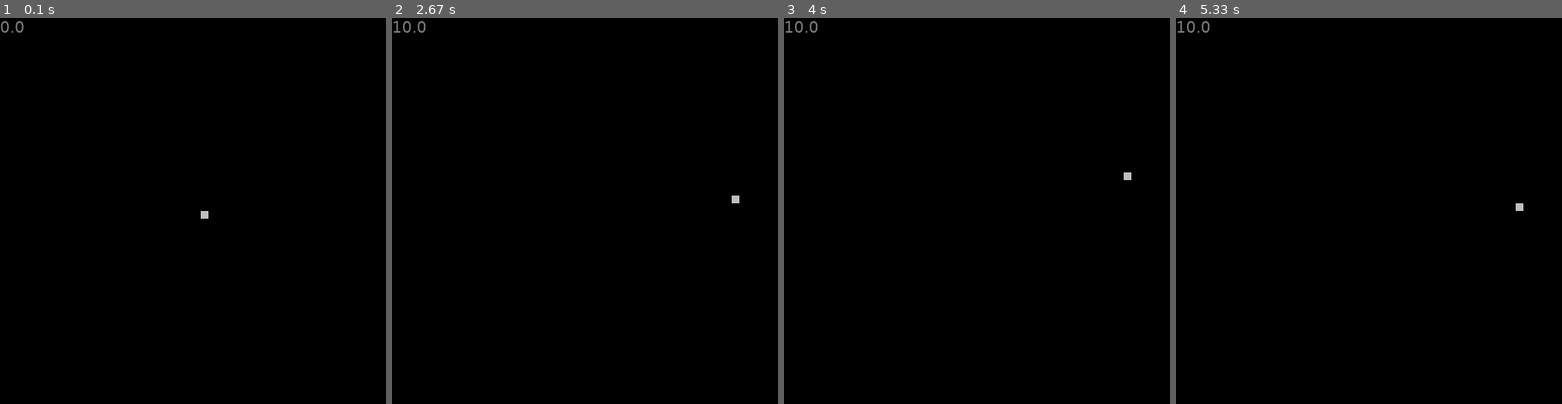
Above: before the commit, frames 1-4 (left to right).
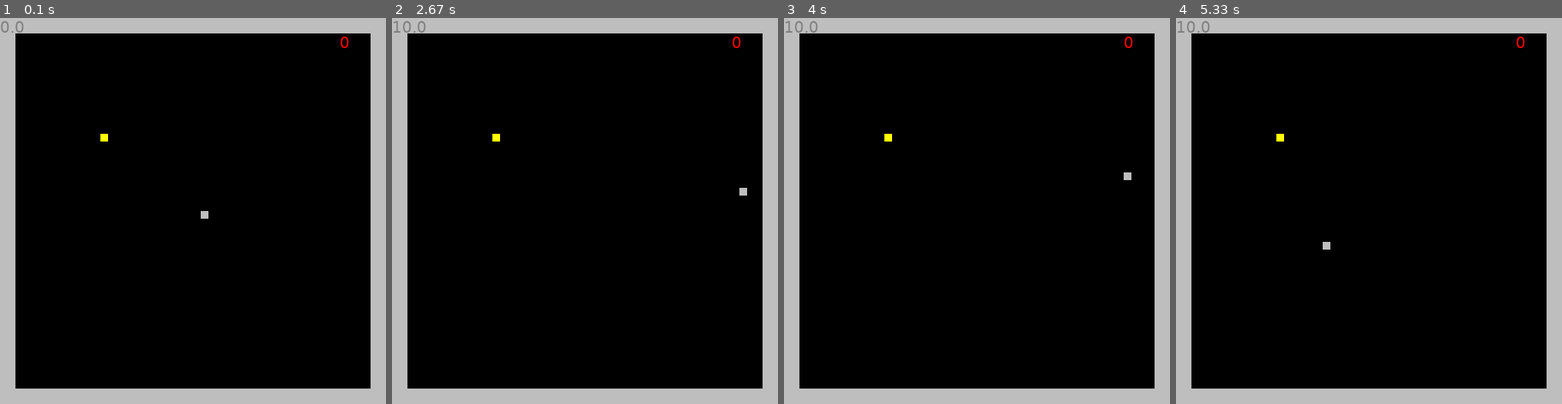
Above: after the commit, the same moments.

Repository: alp-kudzai/snake-pygame
Game: pygame game, started from game.py
The game is run twice, just before and just after one commit, with the same random seed, the same clock (stepped at 60 frames per second) and the same inputs.
Inputs:
- Up to frame 1 (0.1 s): no input
- Up to frame 2 (2.67 s): hold Right 0.33-0.8 s; hold Up 0.83-1.3 s; hold Right 1.33-1.8 s; hold Down from 2.4 s (still down)
- Up to frame 3 (4 s): release Down at 2.7 s; hold Left 2.73-3.13 s; hold Up 3.17-3.53 s; hold Right from 3.57 s (still down)
- Up to frame 4 (5.33 s): release Right at 4.2 s; hold Down 4.23-4.6 s; hold Left 4.63-5.1 s; hold Right from 5.13 s (still down)

The runs differ from the first frame. In frame 1, 15% of the frame differs, in the area x 0-100%, y 0-100%; in frame 2, 15%; in frame 3, 15%; in frame 4, 15%.

Commit message:
working game, upgraded to pygame-ce 2.3.1

Diff:
--- a/entities.py
+++ b/entities.py
@@ -1,26 +1,92 @@
 import pygame as pg
 
 SPEED = 10
+class Colli_Object:
+    def __init__(self, size, pos, screen, color):
+        self.width = size[0]
+        self.height = size[1]
+        self.pos = pos
+        self.screen = screen
+        self.color = color
+        self.object = pg.Rect(self.pos[0], self.pos[1], self.width, self.height)
+
+    def move(self, coords):
+        self.pos[0] += coords[0]
+        self.pos[1] += coords[1]
+        self.object = pg.Rect(self.pos[0], self.pos[1], self.width, self.height)
+
+    def render(self):
+        self.object = pg.Rect(self.pos[0], self.pos[1], self.width, self.height)
+        pg.draw.rect(self.screen, self.color, self.object)
+
+    def __repr__(self):
+        return f'Current Pos: {self.pos}'
+
+
+
 class Snake:
     def __init__(self, dim, game):
         self.size = 10
-        self.body = []
         self.game = game
         self.last_direction = 4
-        self.pos = [(dim[0]/2), (dim[1]/2)]
+        self.pos = [(dim[0]//2), (dim[1]//2)]
         self.snake = pg.Rect(self.pos[0], self.pos[1], self.size, self.size)
+        self.body = []
+        self.body.append(self.snake)
+        # self.body.append(Colli_Object([10,10], [self.pos[0] - 10, self.pos[1]], self.game.screen, 'grey'))
+        # self.body.append(Colli_Object([10,10], [self.pos[0] - 20, self.pos[1]], self.game.screen, 'grey'))
+        self.length = 1
+        self.color = 'grey'
+        self.path = []
+        self.sizeLimit = 100
 
     def getDirection(self, pressed_y, pressed_x):
-        if pressed_x[0]:
+        if pressed_x[0] and self.last_direction != 4:
             self.last_direction = 8
-        if pressed_x[1]:
+        if pressed_x[1] and self.last_direction != 8:
             self.last_direction = 4
-        if pressed_y[0]:
+        if pressed_y[0] and self.last_direction != 1:
             self.last_direction = 2
-        if pressed_y[1]:
+        if pressed_y[1] and self.last_direction != 2:
             self.last_direction = 1
 
+    def eat(self):
+        size = self.size
+        if self.length == 1:
+            match self.last_direction:
+                case 8:
+                    newpos =  [(self.pos[0] + SPEED), self.pos[1]]
+                case 4:
+                    newpos =  [(self.pos[0] - SPEED), self.pos[1]]
+                case 2:
+                    newpos = [ self.pos[0], (self.pos[1] + SPEED)]
+                case 1:
+                    newpos = [ self.pos[0], (self.pos[1] - SPEED)]
+        else:
+            lastpos = self.body[-1].pos
+            match self.last_direction:
+                case 8:
+                    newpos =  [(lastpos[0] + SPEED), lastpos[1]]
+                case 4:
+                    newpos =  [(lastpos[0] - SPEED), lastpos[1]]
+                case 2:
+                    newpos = [ lastpos[0], (lastpos[1] + SPEED)]
+                case 1:
+                    newpos = [ lastpos[0], (lastpos[1] - SPEED)]
+
+        seg = Colli_Object([self.size, self.size], newpos, self.game.screen, self.color)
+        self.body.append(seg)
+        self.length += 1
+        #print(self.body)
+
+    def moveBody(self):
+        path = self.path[::-1]
+        for i, s in enumerate(self.body[1:]):
+            s.pos = path[i]
+
+
     def move(self):
+        last_pos = self.pos[:]
         match self.last_direction:
             case 8:
                 self.pos[0] -= SPEED
@@ -30,7 +96,24 @@
                 self.pos[1] -= SPEED
             case 1:
                 self.pos[1] += SPEED
+        if self.length > 1:
+            self.moveBody()
+        #print(self.path)
+        trail = self.pos[:]
+        self.path.append(trail)
+        self.snake = pg.Rect(self.pos[0], self.pos[1], self.size, self.size)
+        if len(self.path) >= self.sizeLimit:
+            self.path.pop(0)
+
+
+        # for s in self.body[1:]:
+        #     temp = s.pos
+        #     s.move(last_pos)
+        #     last_pos = temp
+
 
     def render(self):
         self.snake = pg.Rect(self.pos[0], self.pos[1], self.size, self.size)
-        pg.draw.rect(self.game.screen, 'grey', self.snake)
+        pg.draw.rect(self.game.screen, self.color, self.snake)
+        for seg in self.body[1:]:
+            seg.render()
--- a/game.py
+++ b/game.py
@@ -1,24 +1,93 @@
 import pygame as pg
 import sys
-from entities import Snake
-
+from entities import Snake, Colli_Object
+import random
+import time
 class Game:
     def __init__(self):
         pg.init()
+        self.DIMENSIONS = [500,500]
+        self.screen = pg.display.set_mode(self.DIMENSIONS)
+        self.Snake = Snake(self.DIMENSIONS, self)
         self.FPS = 10
-        self.DIMENSIONS = [500,500]
+        self.SCALE = self.Snake.size*2
+
+        self.BX_WIDTH = self.DIMENSIONS[0]
+        self.BX_HEIGHT = (self.Snake.size*2)
+        self.BY_WIDTH = self.BX_HEIGHT
+        self.BY_HEIGHT = self.BX_HEIGHT
         self.clock = pg.time.Clock()
         pg.display.set_caption('snake game')
-        self.screen = pg.display.set_mode(self.DIMENSIONS)
+
         self.font = pg.font.SysFont('Verdana', 20)
         self.fpsText = self.font.render(str(round(self.clock.get_fps())), True, (0,0,0))
-        self.Snake = Snake(self.DIMENSIONS, self)
+        self.scoreText = self.font.render(str(self.Snake.length-1), True, 'red')
+
         self.x_keys_pressed = [False, False]
         self.y_keys_pressed = [False, False]
+        self.collision_objects = []
+        self.food = []
+
+    def endGame(self):
+        self.Snake = Snake(self.DIMENSIONS, self)
+        #time.sleep(0.5)
+
+    def checkCollisions(self):
+        for ob in self.collision_objects:
+            if self.Snake.snake.colliderect(ob.object):
+                self.endGame()
+        #check if food was eaten
+        if self.Snake.snake.colliderect(self.food[0]):
+            self.Snake.eat()
+            self.food.clear()
+        #check if snake collided with self
+        for seg in self.Snake.body[2:]:
+            if self.Snake.snake.colliderect(seg.object):
+                self.endGame()
+
+    def spawnFood(self):
+        if len(self.food) == 0:
+            pos_x = random.randrange((self.SCALE*2), (self.DIMENSIONS[1] - self.SCALE*2),10)
+            pos_y = random.randrange((self.SCALE*2), (self.DIMENSIONS[1] - self.SCALE*2),10)
+            food_rect = pg.Rect(pos_x, pos_y, 10, 10)
+            self.food.append(food_rect)
+            #print([pos_x, pos_y])
+
+    def renderFood(self):
+        pg.draw.rect(self.screen, 'yellow', self.food[0])
+
+
+    def createBorders(self):
+        left_ver_border = [0,self.BY_HEIGHT]
+        right_ver_border = [(self.BX_WIDTH - self.BX_HEIGHT), self.BX_HEIGHT]
+
+        top_hor_border = [0, 0]
+        bott_hor_border = [0, (self.DIMENSIONS[1] - self.BX_HEIGHT)]
+
+        top = Colli_Object([self.DIMENSIONS[0], self.BX_HEIGHT], top_hor_border, self.screen, 'grey')
+        bottom = Colli_Object([self.DIMENSIONS[0], self.BX_HEIGHT], bott_hor_border, self.screen, 'grey')
+        #left = pg.Rect(left_ver_border[0], left_ver_border[1], self.BX_HEIGHT, (self.DIMENSIONS[0] - (self.BX_HEIGHT) * 2))
+        left = Colli_Object([self.BX_HEIGHT, (self.DIMENSIONS[0] - (self.BX_HEIGHT) * 2)], [left_ver_border[0], left_ver_border[1]], self.screen, 'grey')
+        #right = pg.Rect(right_ver_border[0], right_ver_border[1], self.BX_HEIGHT, (self.DIMENSIONS[0] - (self.BX_HEIGHT) * 2))
+        right = Colli_Object([self.BX_HEIGHT, (self.DIMENSIONS[0] - (self.BX_HEIGHT) * 2)], [right_ver_border[0], right_ver_border[1]], self.screen, 'grey')
+        self.collision_objects.append(top)
+        self.collision_objects.append(bottom)
+        self.collision_objects.append(left)
+        self.collision_objects.append(right)
+        #pg.draw.rect(self.screen, 'red', left)
+
+        #pg.draw.rect(self.screen, 'red', right)
+
+    def renderBorder(self):
+        for b in self.collision_objects:
+            b.render()
 
     def renderFPStext(self):
         self.fpsText = self.font.render(str(round(self.clock.get_fps(),2)), True, (127,127,127))
         self.screen.blit(self.fpsText, (0,0))
+        self.scoreText = self.font.render(str(self.Snake.length-1), True, 'red')
+        self.screen.blit(self.scoreText, (self.DIMENSIONS[0] - self.SCALE*3, self.SCALE))
+
 
     def processInput(self):
         for event in pg.event.get():
@@ -50,9 +119,6 @@
                 if event.key == pg.K_RIGHT:
                     self.x_keys_pressed[1] = False
 
-
-
-
     def run(self):
         running = True
         while running:
@@ -60,13 +126,23 @@
             self.processInput()
 
             self.screen.fill('black')
+            self.spawnFood()
+            self.renderFood()
+            self.Snake.move()
+            self.checkCollisions()
             self.Snake.getDirection(self.y_keys_pressed, self.x_keys_pressed)
-            self.Snake.move()
 
             #Render here
+
+            self.renderBorder()
             self.renderFPStext()
+
             self.Snake.render()
+
+
             pg.display.flip()
             self.clock.tick(self.FPS)
 
-Game().run()
+g = Game()
+g.createBorders()
+g.run()
Not shown, added: .gitignore
